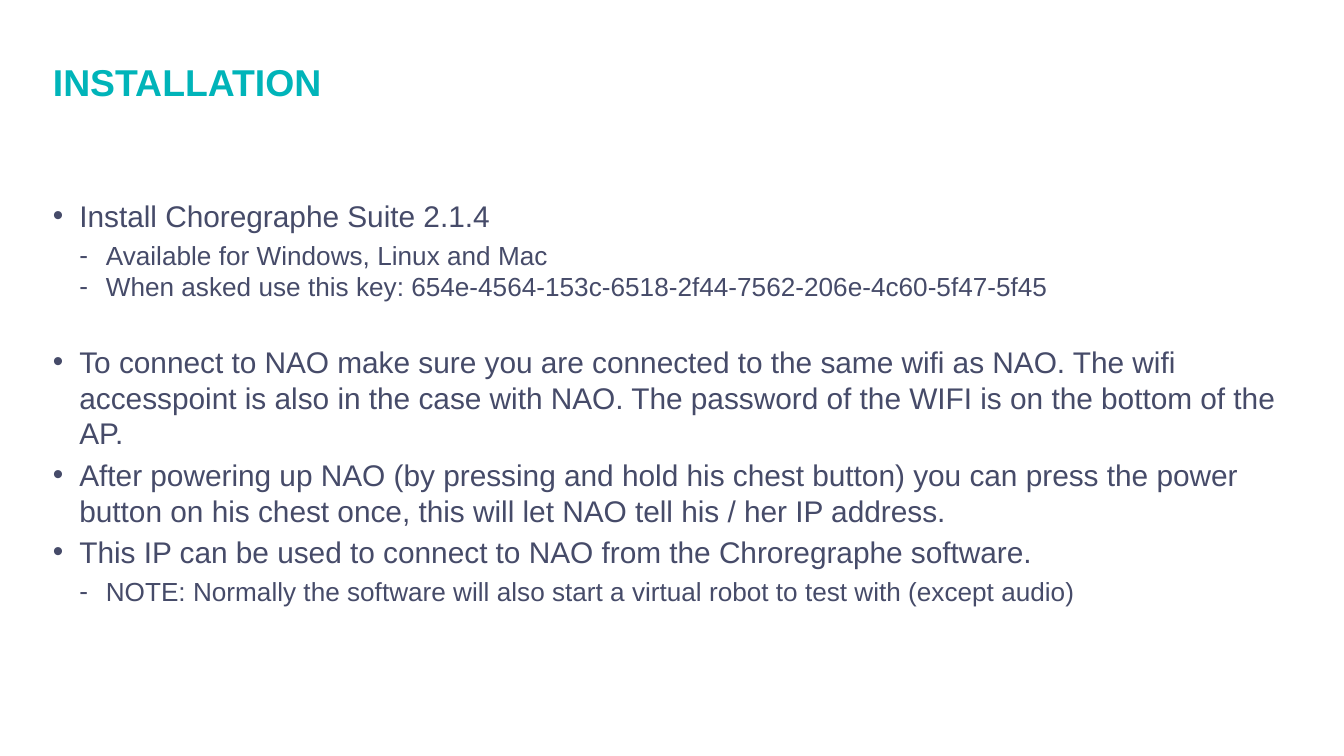
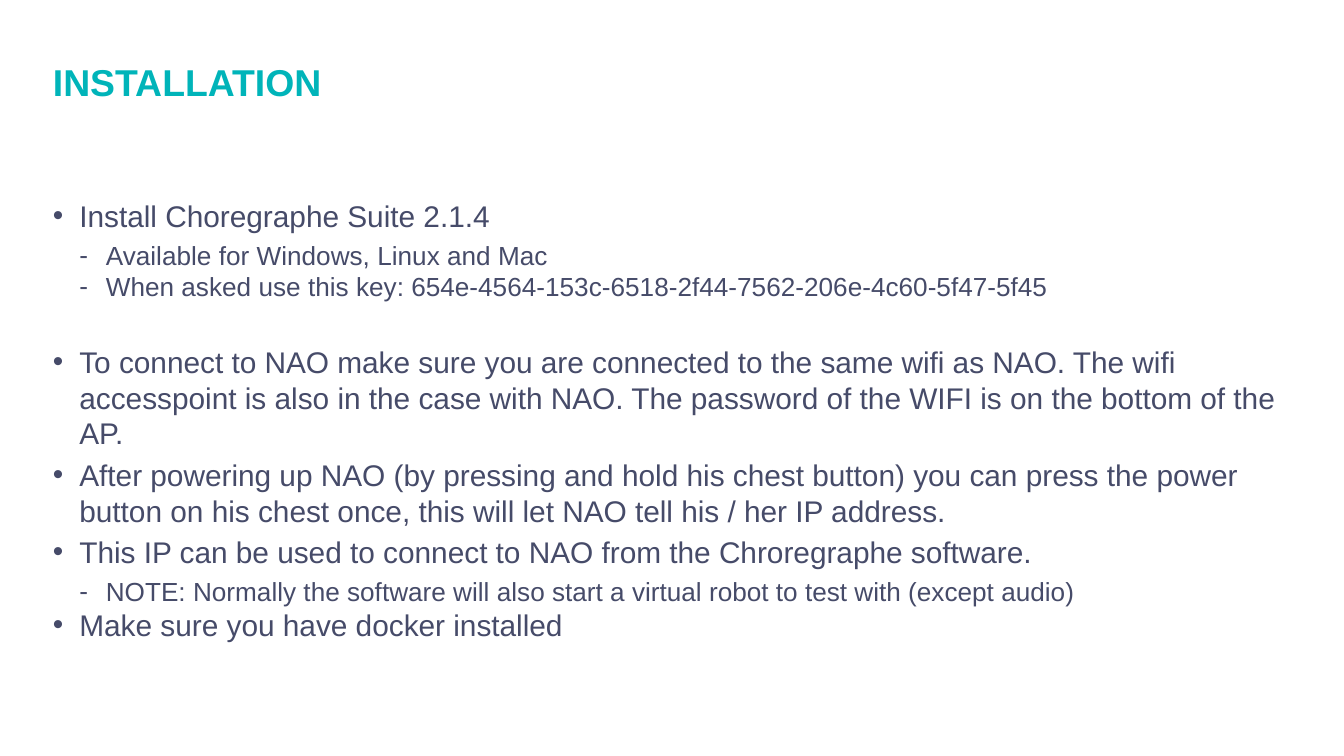
Before and after one commit to rvsanten/thingy, a slide deck: slide 7 of documents/NAO getting started.pptx. Drawn at 1344x756 pixels with LibreOffice and Linux fonts; fonts in the diff are those of the drawing; background and template pictures are left out. Boxes give left, top, right and bottom in pixels: in the first picture for what was removed or moved away, otherwise in the second. Text is boxed around its words. In the diff, an @@ line names an element or a change of style, - is before the commit and + after.

```diff
--- a/documents/NAO getting started.pptx
+++ b/documents/NAO getting started.pptx
@@ text at (79, 614, 562, 641): paragraph added @@
+• Make sure you have docker installed
```
Also in this commit, not shown: 2 other slides changed, 2 slides added.
